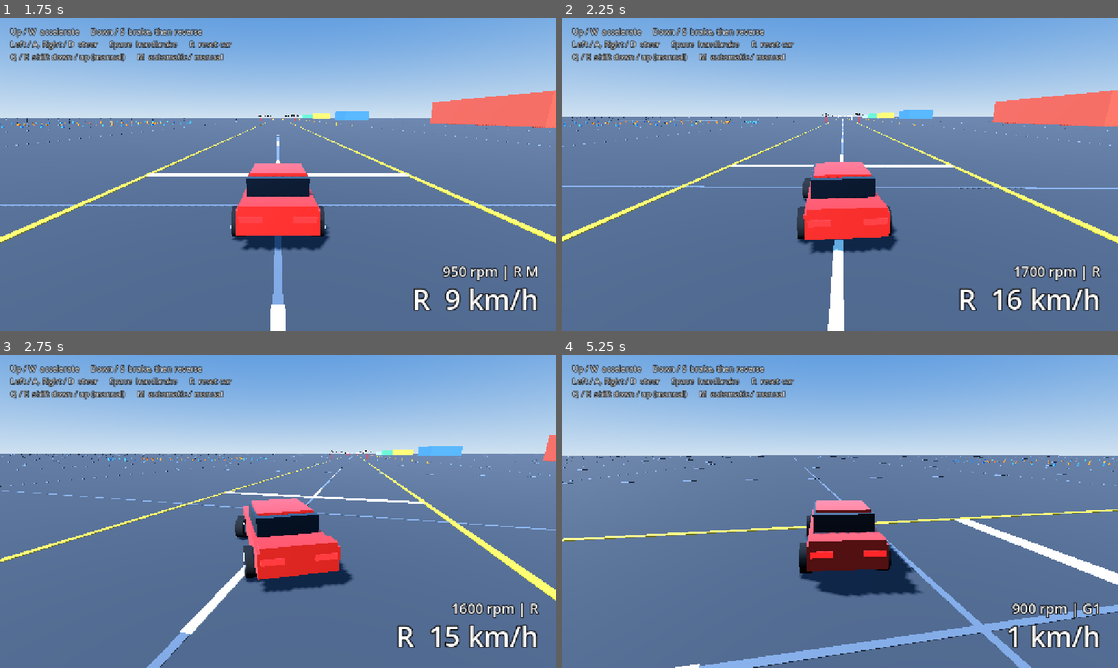
Above: before the commit, frames 1-4 (two rows, left to right).
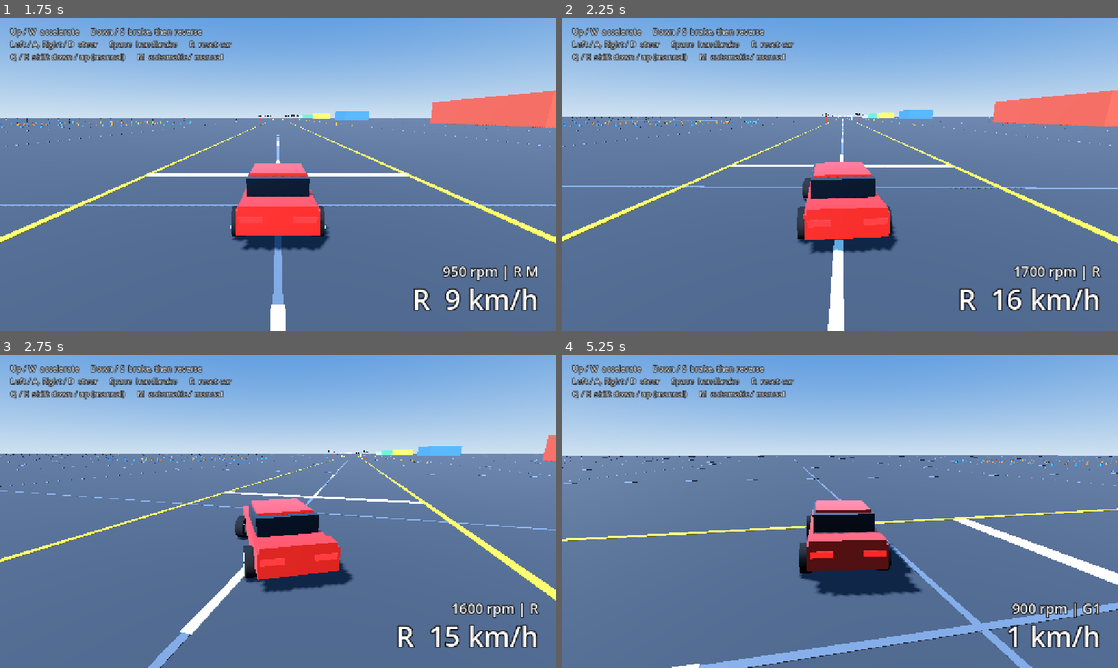
Above: after the commit, the same moments.

Repository: kokosro/factory-driver
Game: Godot game, scene res://scenes/main.tscn
Two runs of this game, one before a commit and one after it. Both use one fixed random seed, a clock stepped at 60 frames per second and the inputs below.
Inputs:
- Up to frame 1 (1.75 s): tap Enter at 0.5 s; hold Right (steer_right) 0.53-1.28 s; tap M (toggle_gearbox) at 0.6, 1.35 s; tap R (reset_car) at 1.25 s; hold Down (brake) from 1.28 s (still down)
- Up to frame 2 (2.25 s): release Down (brake) at 2.03 s; hold Right (steer_right) from 2.03 s (still down); tap M (toggle_gearbox) at 2.1 s
- Up to frame 3 (2.75 s): keep holding Right (steer_right)
- Up to frame 4 (5.25 s): release Right (steer_right) at 2.78 s; hold Up (accelerate) 2.78-3.53 s; tap M (toggle_gearbox) every 0.75 s from 2.85 to 5.1 s; hold Left (steer_left) 3.53-5.03 s; hold Down (brake) from 5.03 s (still down)

Frame 1 is identical in both runs. In frame 2, less than 0.1% of the frame differs, in the area x 0-99%, y 30-90%; in frame 3, 0.5%; in frame 4, 1.5%, in the area x 0-100%, y 32-100%.

Commit message:
Car: tyre saturation and spin-committed stability assist so 180s and 360s are possible

Diff:
--- a/scripts/car.gd
+++ b/scripts/car.gd
@@ -13,6 +13,9 @@
 ## rear lets go (handbrake), the unscrubbed rear slip swings the tail out and
 ## adds extra yaw on top of the steering (slide_yaw_rate). With equal grip on
 ## both axles the car simply scrubs slip away and never slides on its own.
+## Tyres saturate (TYRE_SLIDE_DECEL), so a car thrown sideways keeps its
+## momentum, and the stability assist fades at big slip angles
+## (SPIN_COMMIT_ANGLE), so a committed handbrake flick becomes a 180 or a 360.
 ##
 ## Drivetrain: throttle drives the rear wheels through a torque curve, a
 ## 5-speed gearbox and a final drive; the resulting force is capped by what the
@@ -237,13 +240,42 @@
 ## Arcade stability assist: how quickly any extra tail-out yaw dies away on its
 ## own [1/s]. Keeps a handbrake slide controllable instead of an instant spin.
 ## Lower = wilder slides that spin more easily, higher = tamer.
-const SLIDE_YAW_DAMPING := 12.0
+## Was 12.0: the tail could never build enough swing to reach a spin.
+const SLIDE_YAW_DAMPING := 8.0
+
+## Stability assist left once the car is committed to a spin [1/s]. Low, so
+## the rotation carries on under its own momentum through a 180 or a 360.
+const SPIN_YAW_DAMPING := 0.3
+
+## Slip angle (nose vs direction of travel) where the stability assist starts
+## to fade [rad]. Below it slides stay tame and catchable.
+const SPIN_COMMIT_ANGLE := 0.45
+
+## Slip angle from which the assist is down to SPIN_YAW_DAMPING [rad]. Also
+## covers travelling backwards mid-spin. Coming back under it at the end of a
+## spin, the assist returns and settles the car.
+const SPIN_FREE_ANGLE := 1.05
+
+## Below this speed [m/s] the slip angle means nothing and the full assist
+## applies.
+const SPIN_MIN_SPEED := 2.0
+
+## Tyre saturation: the most sideways deceleration one axle can deliver once it
+## is properly sliding [m/s^2], at static load. Below the limit the axle scrubs
+## slip exponentially (the *_LATERAL_GRIP rates); past it the tyres just drag at
+## this constant rate, so a car thrown sideways keeps moving and can spin
+## instead of stopping dead. Sits above the hardest steady cornering the
+## steering can ask for (see STEER_FALLOFF_SPEED), so grip driving never
+## touches it. Scaled like the grip rates (load, drive force, handbrake).
+const TYRE_SLIDE_DECEL := 16.0
 
 # --- Handbrake ---------------------------------------------------------------
 
-## Rear grip multiplier while the handbrake is fully on (0..1). 0.2 leaves the
-## rear with a fifth of its grip, so steering into a corner kicks the tail out.
-const HANDBRAKE_REAR_GRIP_FACTOR := 0.2
+## Rear grip multiplier while the handbrake is fully on (0..1). 0.15 leaves the
+## rear with a seventh of its grip, so steering into a corner kicks the tail out.
+## Was 0.2: a looser locked rear swings round harder, enough for a 360 from
+## ~110 km/h.
+const HANDBRAKE_REAR_GRIP_FACTOR := 0.15
 
 ## Extra deceleration while the handbrake is held [m/s^2], on top of coasting.
 ## Much gentler than BRAKE_DECEL: it is for sliding, not for stopping.
@@ -417,11 +449,11 @@
 	rear_grip *= lerpf(1.0, HANDBRAKE_REAR_GRIP_FACTOR, _handbrake_amount)
 	var front_slip := lateral_speed - slide_yaw_rate * AXLE_DISTANCE
 	var rear_slip := lateral_speed + slide_yaw_rate * AXLE_DISTANCE
-	front_slip *= exp(-front_grip * delta)
-	rear_slip *= exp(-rear_grip * delta)
+	front_slip = _scrub_slip(front_slip, front_grip, FRONT_LATERAL_GRIP, delta)
+	rear_slip = _scrub_slip(rear_slip, rear_grip, REAR_LATERAL_GRIP, delta)
 	lateral_speed = (front_slip + rear_slip) * 0.5
 	slide_yaw_rate = (rear_slip - front_slip) / (2.0 * AXLE_DISTANCE)
-	slide_yaw_rate *= exp(-SLIDE_YAW_DAMPING * delta)
+	slide_yaw_rate *= exp(-_slide_yaw_damping() * delta)
 
 	# 5. Steering: turn the body. The velocity is rebuilt from the directions of
 	#    *before* the turn, so the nose rotates away from the direction of travel
@@ -588,6 +620,25 @@
 	return pow(maxf(load, 0.0) / static_load, LOAD_GRIP_EXPONENT)
 
 
+## Stability assist strength right now [1/s]: SLIDE_YAW_DAMPING while the car
+## points roughly where it is going, fading to SPIN_YAW_DAMPING as the slip
+## angle (nose vs direction of travel, 0..PI) grows past SPIN_COMMIT_ANGLE.
+func _slide_yaw_damping() -> float:
+	if Vector2(forward_speed, lateral_speed).length() < SPIN_MIN_SPEED:
+		return SLIDE_YAW_DAMPING
+	var slip_angle := absf(atan2(lateral_speed, forward_speed))
+	var spin := smoothstep(SPIN_COMMIT_ANGLE, SPIN_FREE_ANGLE, slip_angle)
+	return lerpf(SLIDE_YAW_DAMPING, SPIN_YAW_DAMPING, spin)
+
+
+## One tick of an axle scrubbing its sideways slip [m/s] at `grip` [1/s]. The
+## tyres saturate: the slip never drops faster than TYRE_SLIDE_DECEL, scaled by
+## how much of the axle's `static_grip` is left (load, drive force, handbrake).
+func _scrub_slip(slip: float, grip: float, static_grip: float, delta: float) -> float:
+	var max_scrub := TYRE_SLIDE_DECEL * grip / static_grip * delta
+	return move_toward(slip, slip * exp(-grip * delta), max_scrub)
+
+
 ## Returns the yaw rate [rad/s] for a steering amount (-1..1) at a given speed.
 func _compute_yaw_rate(steer_amount: float, speed: float) -> float:
 	var abs_speed := absf(speed)
